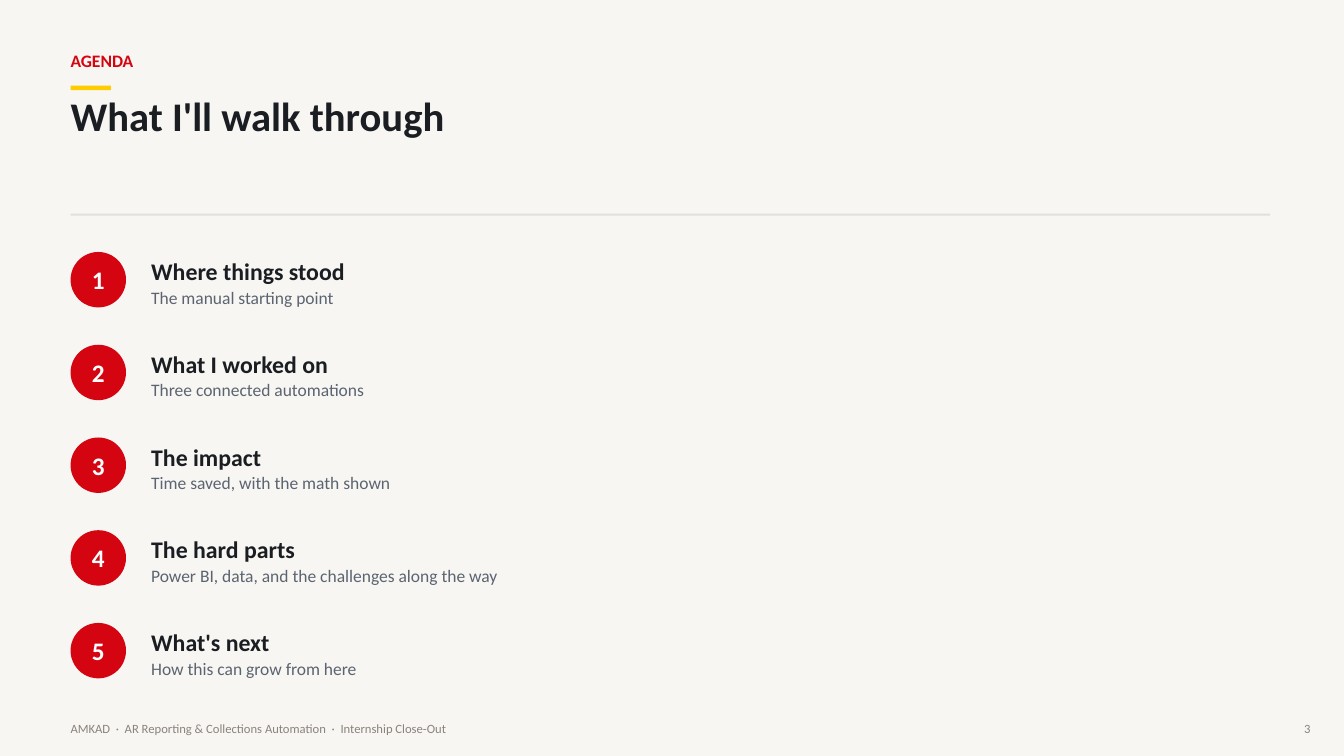
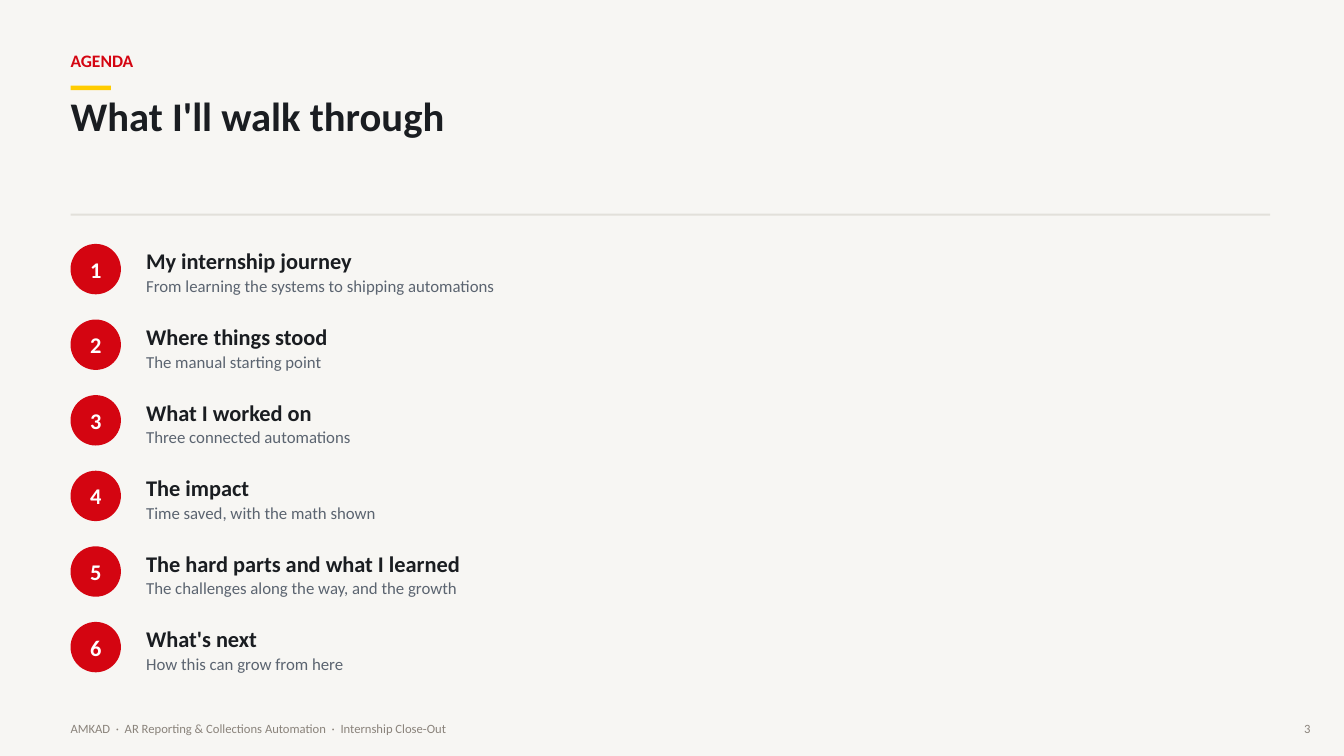
Before and after one commit to jkadadihi/Power-BI-, a slide deck: slide 3 of docs/AMKAD_Internship_Presentation.pptx. Drawn at 1344x756 pixels with LibreOffice and Linux fonts; fonts in the diff are those of the drawing. Boxes give left, top, right and bottom in pixels: in the first picture for what was removed or moved away, otherwise in the second. Text is boxed around its words. In the diff, an @@ line names an element or a change of style, - is before the commit and + after.

```diff
--- a/docs/AMKAD_Internship_Presentation.pptx
+++ b/docs/AMKAD_Internship_Presentation.pptx
@@ ellipse "1": place and size @@
-ellipse "1" at (71,252,126,308)
+ellipse "1" at (71,244,121,294)
@@ text added at (146,253,494,295), 12 pt, text #5B6470 @@
+My internship journey
+From learning the systems to shipping automations
@@ ellipse "2": place and size @@
-ellipse "2" at (71,345,126,400)
+ellipse "2" at (71,320,121,370)
@@ text "Where things stood": place and size @@
-text "Where things stood" at (151,263,345,307)
+text "Where things stood" at (146,329,327,371)
@@ text "Where things stood" at (146,329,327,371): size 17 to 16 pt in "Where things stood"; size 12.5 to 12 pt in "The manual starting point" @@
@@ ellipse "3": place and size @@
-ellipse "3" at (71,438,126,493)
+ellipse "3" at (71,395,121,446)
@@ text "What I worked on": place and size @@
-text "What I worked on" at (151,356,364,396)
+text "What I worked on" at (146,405,350,443)
@@ text "What I worked on" at (146,405,350,443): size 17 to 16 pt in "What I worked on"; size 12.5 to 12 pt in "Three connected automations" @@
@@ ellipse "4": place and size @@
-ellipse "4" at (71,530,126,586)
+ellipse "4" at (71,471,121,521)
@@ text "The impact": place and size @@
-text "The impact" at (151,449,390,491)
+text "The impact" at (146,480,376,521)
@@ text "The impact" at (146,480,376,521): size 17 to 16 pt in "The impact"; size 12.5 to 12 pt in "Time saved, with the math shown" @@
@@ size 18 to 16 pt in 5 elements at (71,244,121,294), (71,320,121,370), (71,395,121,446), (71,471,121,521), (71,546,121,597) @@
@@ ellipse "5": place and size @@
-ellipse "5" at (71,623,126,679)
+ellipse "5" at (71,546,121,597)
@@ text at (146,556,460,597): text changed; size 12.5 to 12 pt @@
-The hard parts
-Power BI, data, and the challenges along the way
+The hard parts and what I learned
+The challenges along the way, and the growth
@@ ellipse added at (71,622,121,673), fill #D40511, 16 pt, text #FFFFFF, bold @@
+6
@@ text "What's next" at (146,631,343,673): size 17 to 16 pt in "What's next"; size 12.5 to 12 pt in "How this can grow from here" @@
```
Also in this commit, not shown: 10 other slides changed, 4 slides added, 1 other file.
